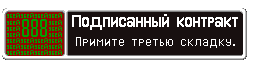
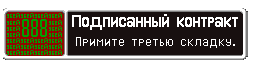
Layers edited between the first and the second 254px x 66px image:
removed layer "Layer 5" over left=2, top=11, right=3, bottom=57
added layer "Achievement - accept3rd" over left=247, top=11, right=248, bottom=57
